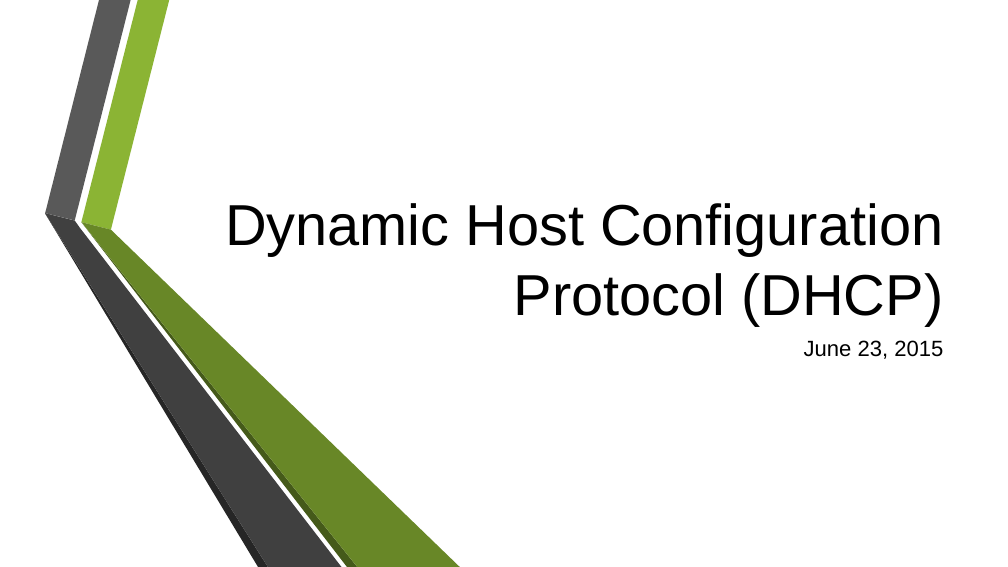
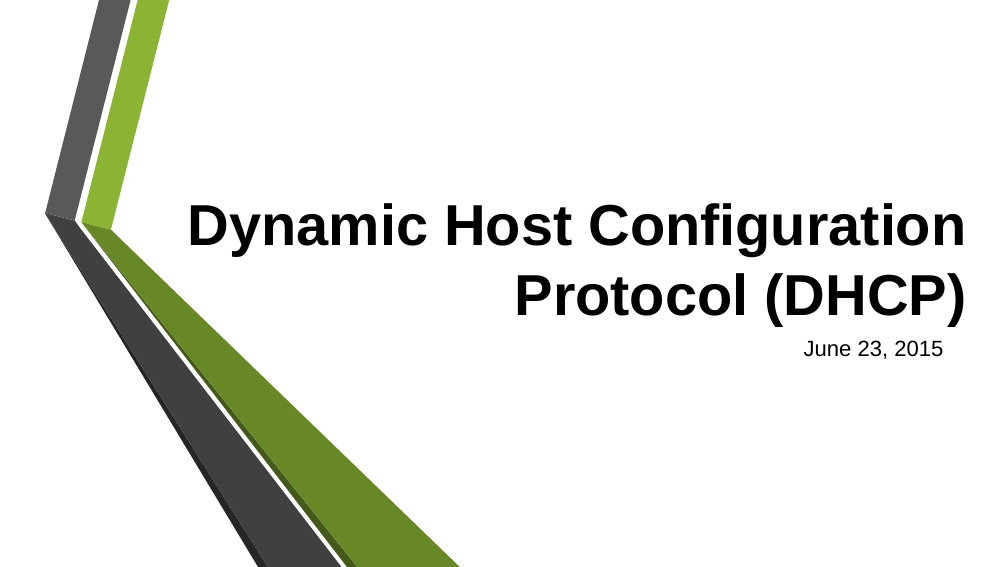
Before and after one commit to tiendatdk3493/Tai_Lieu, a slide deck: slide 1 of Dynamic Host Configuration Protocol (DHCP) Overview.pptx. Drawn at 1008x567 pixels with LibreOffice and Linux fonts; fonts in the diff are those of the drawing; background and template pictures are left out. Boxes give left, top, right and bottom in pixels: in the first picture for what was removed or moved away, otherwise in the second. Text is boxed around its words. In the diff, an @@ line names an element or a change of style, - is before the commit and + after.

Commit message:
DHCP

```diff
--- a/Dynamic Host Configuration Protocol (DHCP) Overview.pptx
+++ b/Dynamic Host Configuration Protocol (DHCP) Overview.pptx
@@ title "Dynamic Host Configuration Protocol (DHCP)" moved from (x1=225, y1=203, x2=943, y2=325) to (x1=188, y1=203, x2=967, y2=325) @@
@@ title "Dynamic Host Configuration Protocol (DHCP)" at (x1=188, y1=203, x2=967, y2=325): bold on @@
```
Also in this commit, not shown: 1 other slide changed, 17 slides added, 5 other files.
